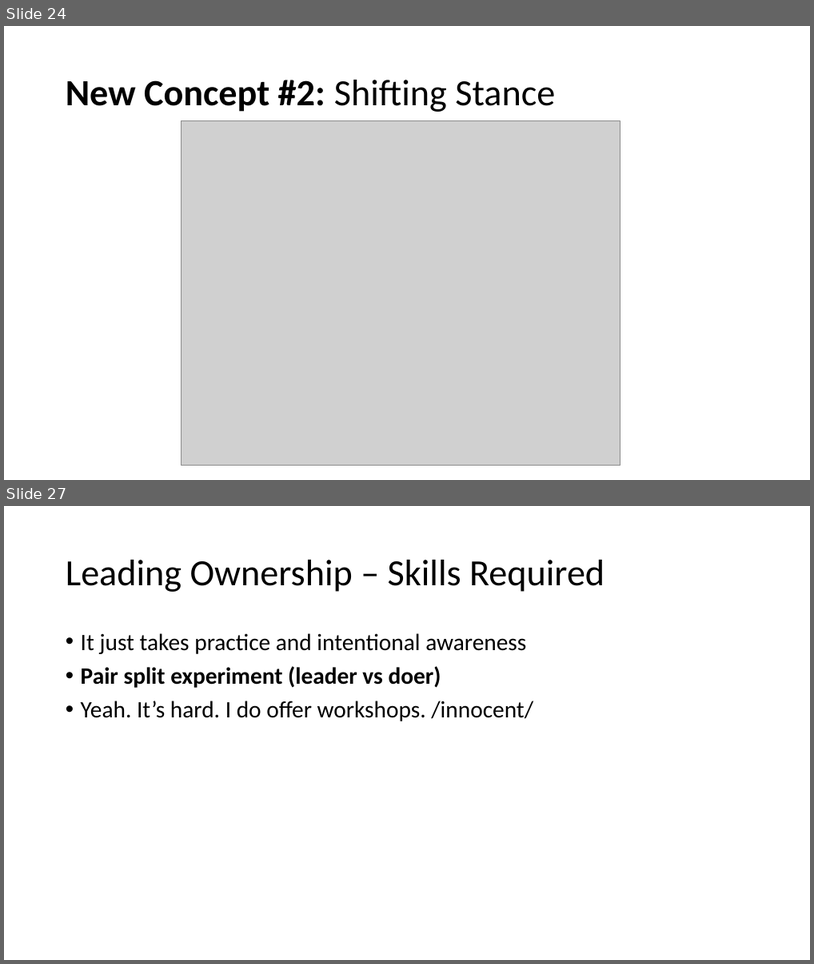
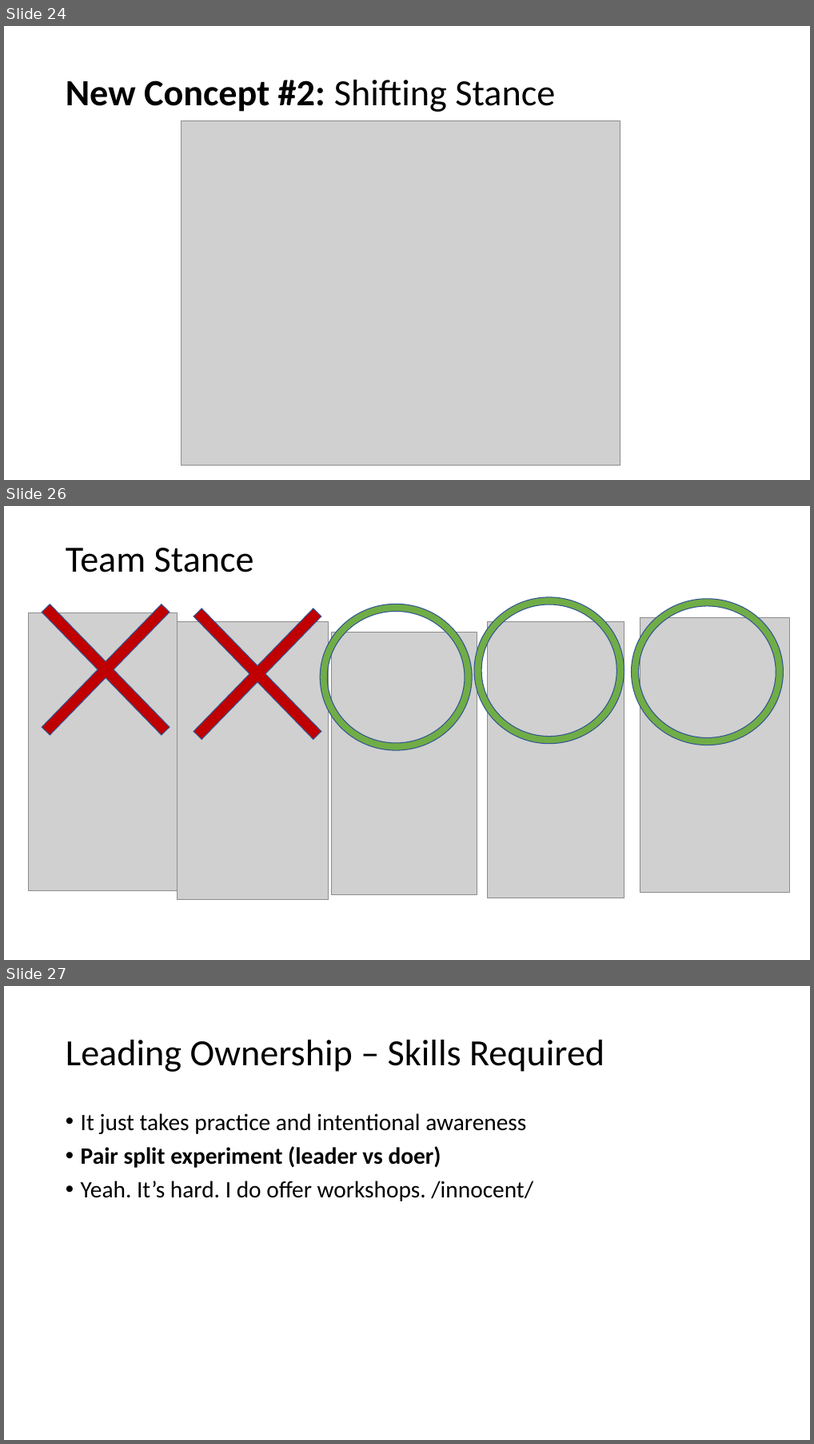
Before and after one commit to arlobelshee/Presentations, a slide deck: leading technical debt/gogo keynote - data-driven leadership to solve technical debt.pptx. Shown one above the other, each under a label of ours: slides 24 and 27 before the commit, slides 24, 26 and 27 after it; the slides between them are not shown. The pictures are 814x964 and 814x1444 pixels, drawn with LibreOffice and Linux fonts; fonts in the diff are those of the drawing; grey boxes stand for pictures. Boxes give left, top, right and bottom in pixels: in the first picture for what was removed or moved away, otherwise in the second. Text is boxed around its words. In the diff, an @@ line names an element or a change of style, - is before the commit and + after.

Commit message:
Finished the key visuals. Not all supporting images; the ones that are content - except for the accountability & ownership cycles.

```diff
--- a/leading technical debt/gogo keynote - data-driven leadership to solve technical debt.pptx
+++ b/leading technical debt/gogo keynote - data-driven leadership to solve technical debt.pptx
@@ slide 26 added at [4, 506, 810, 960], background #FFFFFF @@
@@ cross added at [4, 552, 221, 788], fill #C00000, outline #325491 1 pt @@
@@ title added at [66, 548, 254, 572], 44 pt, text #000000 @@
+Team Stance
@@ cross added at [142, 556, 373, 792], fill #C00000, outline #325491 1 pt @@
@@ donut added at [474, 597, 625, 744], fill #70AD47, outline #325491 1 pt @@
@@ donut added at [632, 599, 784, 745], fill #70AD47, outline #325491 1 pt @@
@@ picture added at [28, 613, 177, 891] @@
@@ picture added at [177, 621, 328, 900] @@
@@ donut added at [320, 604, 472, 751], fill #70AD47, outline #325491 1 pt @@
@@ picture added at [488, 621, 625, 898] @@
@@ picture added at [641, 617, 790, 892] @@
@@ picture added at [331, 632, 477, 894] @@
```
Also in this commit, not shown: 1 slide changed, 1 slide removed.
